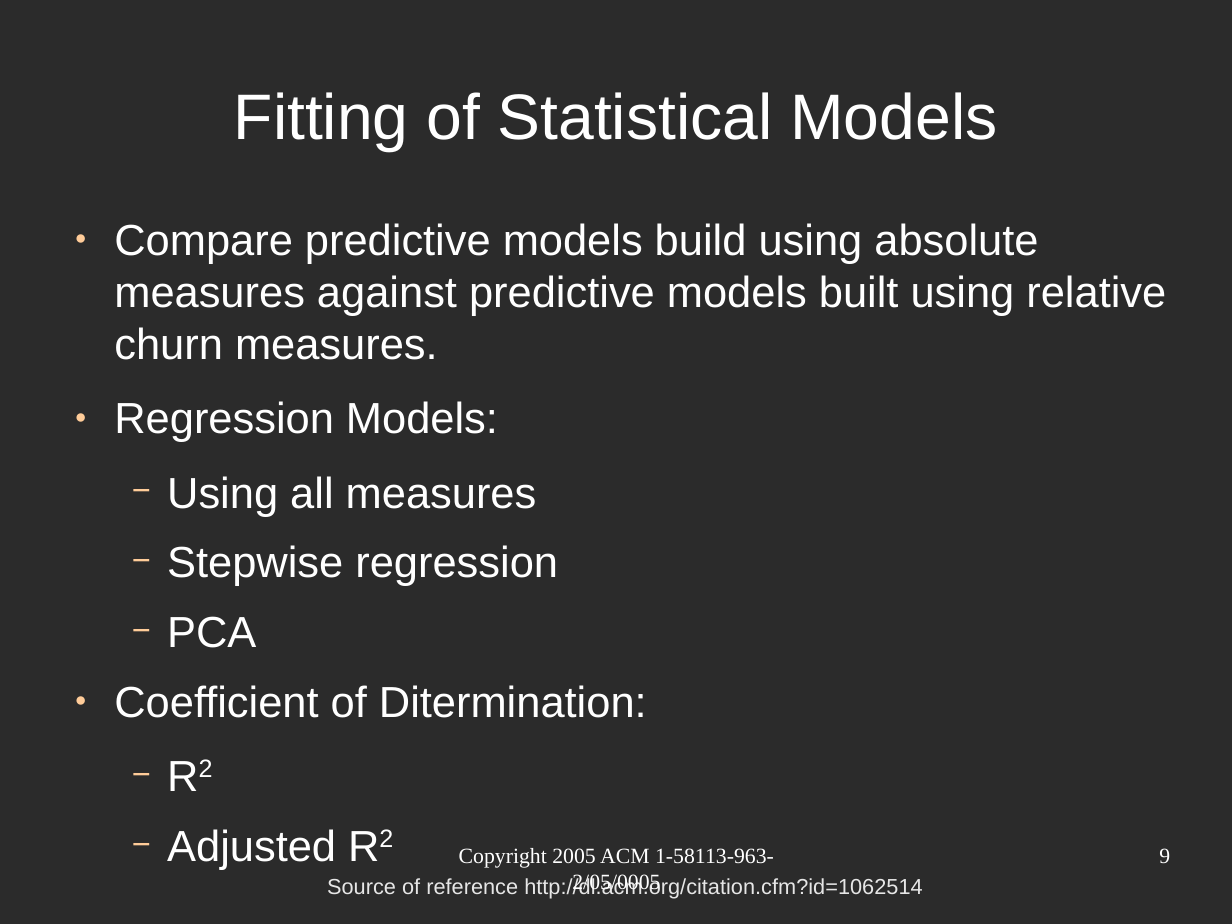
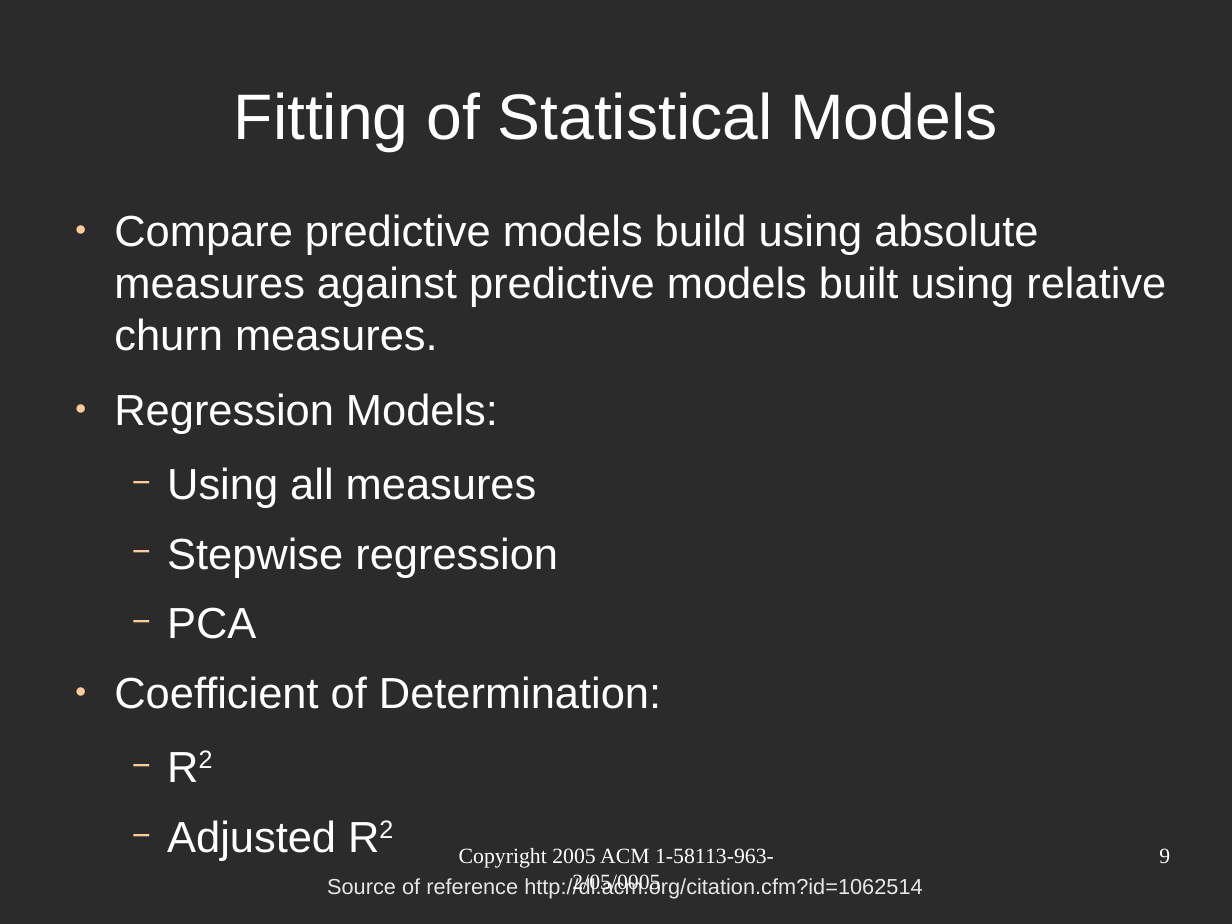
Before and after one commit to tajmilur-rahman/SOEN691D, a slide deck: slide 9 of presentation/Nagappan2005.odp. Drawn at 1232x924 pixels with LibreOffice and Linux fonts; fonts in the diff are those of the drawing; background and template pictures are left out; a plain dark background stands for a picture behind light text. Boxes give left, top, right and bottom in pixels: in the first picture for what was removed or moved away, otherwise in the second. Text is boxed around its words. In the diff, an @@ line names an element or a change of style, - is before the commit and + after.

```diff
--- a/presentation/Nagappan2005.odp
+++ b/presentation/Nagappan2005.odp
@@ text "Compare predictive models build using ...": place and size @@
-text "Compare predictive models build using ..." at (114,223,1166,870)
+text "Compare predictive models build using ..." at (114,214,1166,861)
@@ text at (114,676,661,709): text changed @@
-● Coefficient of Ditermination:
+● Coefficient of Determination:
```
Also in this commit, not shown: 4 other slides changed, 40 other files.
